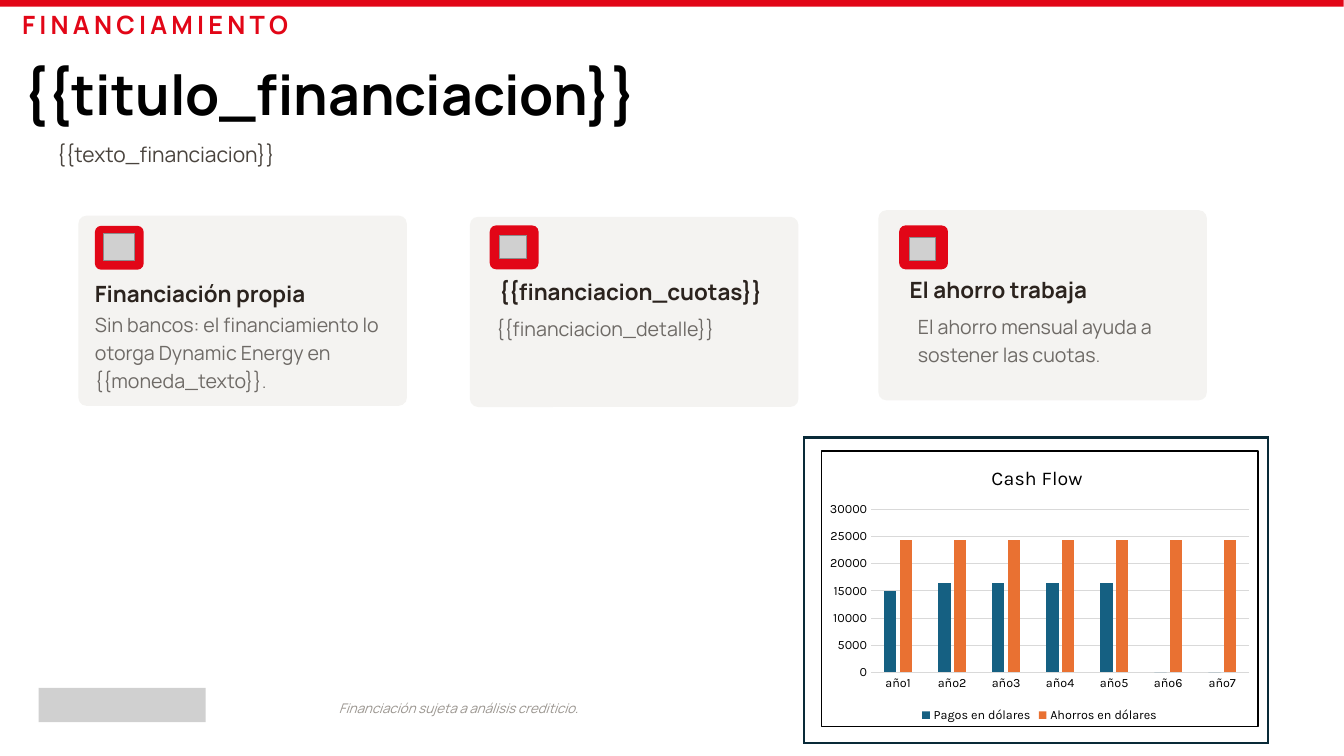
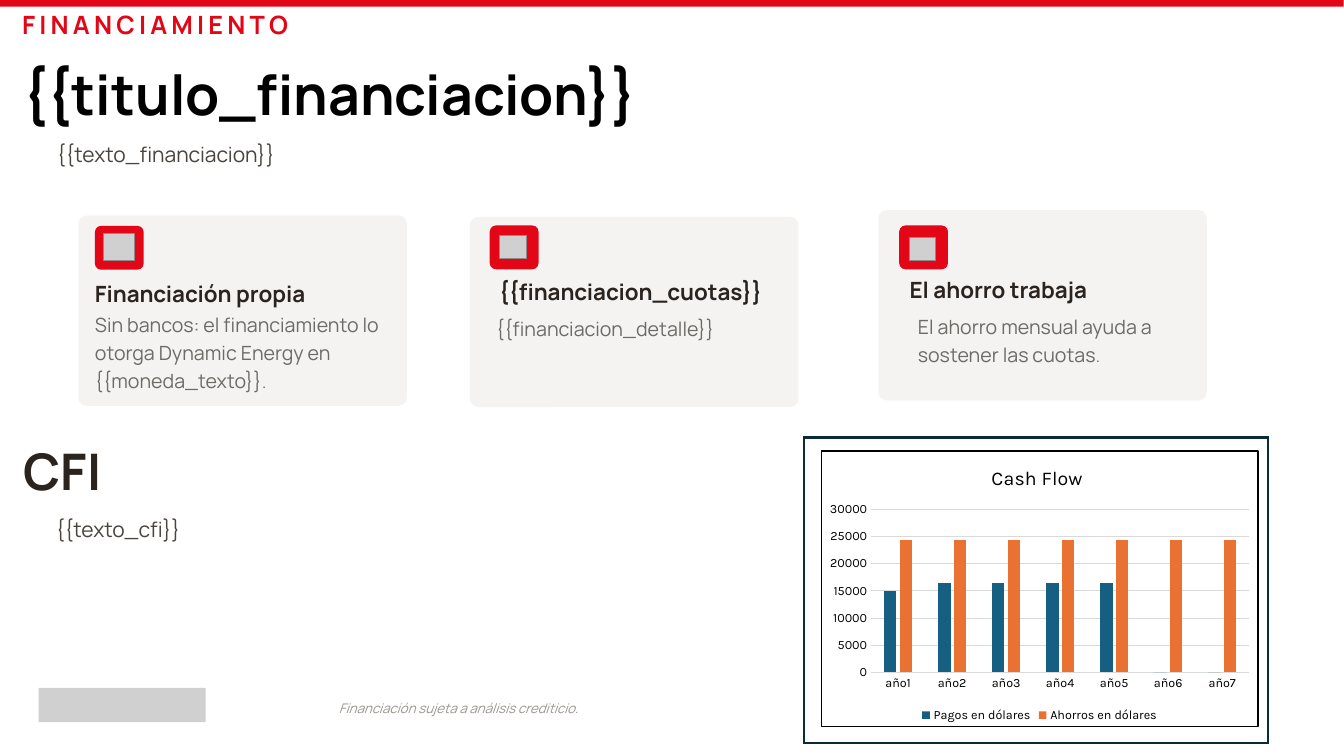
Before and after one commit to stchigel/estudio-de-prefactibilidad-dynamic, a slide deck: slide 10 of backend/exportes/plantillas/prefactibilidad.pptx. Drawn at 1344x756 pixels with LibreOffice and Linux fonts; fonts in the diff are those of the drawing; grey boxes stand for pictures. Boxes give left, top, right and bottom in pixels: in the first picture for what was removed or moved away, otherwise in the second. Text is boxed around its words. In the diff, an @@ line names an element or a change of style, - is before the commit and + after.

```diff
--- a/backend/exportes/plantillas/prefactibilidad.pptx
+++ b/backend/exportes/plantillas/prefactibilidad.pptx
@@ text added at (24, 453, 102, 491), 36 pt, text #2B231E, bold @@
+CFI
@@ text added at (56, 518, 181, 542), 15 pt, text #4A443E @@
+{{texto_cfi}}
```
Also in this commit, not shown: 28 other files.
